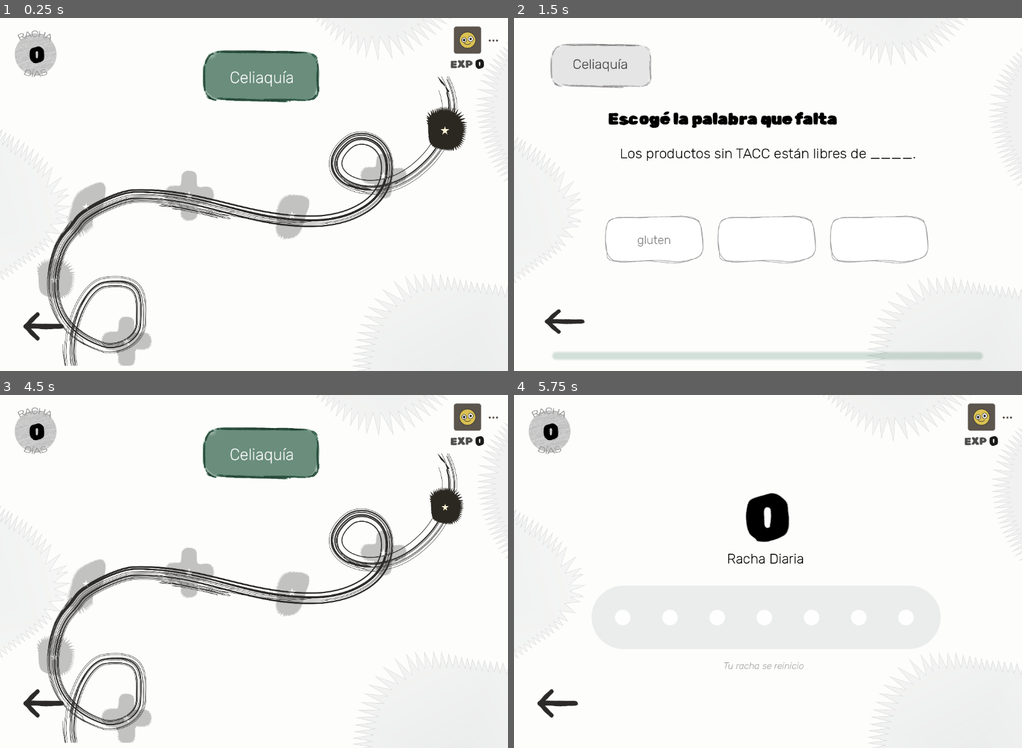
Above: before the commit, frames 1-4 (two rows, left to right).
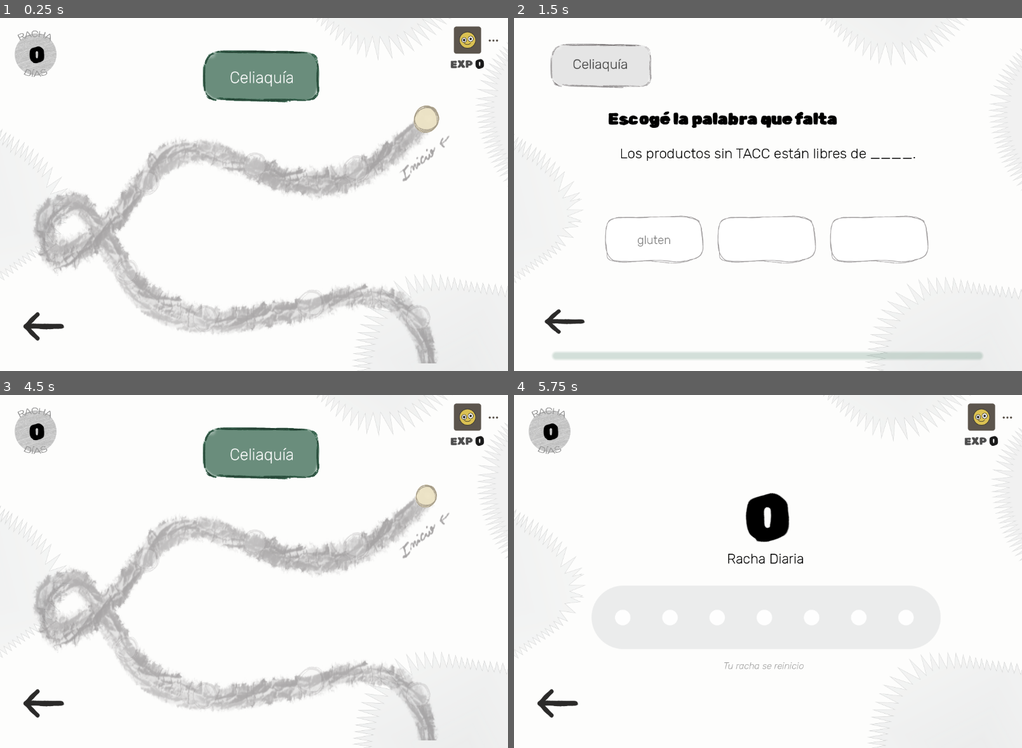
Above: after the commit, the same moments.

Repository: TTIP-e-vidente/e-vidente
Game: Godot game, scene res://mapas/MapScene.tscn
The game is run twice, just before and just after one commit, with the same random seed, the same clock (stepped at 60 frames per second) and the same inputs. This scene is started directly instead of the project's main scene. Sound files missing from this copy of the repository are replaced by a short silence.
Inputs (mouse positions are in pixels of both pictures, inside the frame that each line leads up to; where the layout moved, square brackets give the same spot in the first picture):
- Up to frame 1 (0.25 s): no input
- Up to frame 2 (1.5 s): click (940, 120) [961, 130] at 0.5 s; click "gluten" at 1.25 s
- Up to frame 3 (4.5 s): click "sal" at 2 s; click "azúcar" at 2.75 s; click (50, 698) at 3.5 s; click (452, 416) at 4.25 s
- Up to frame 4 (5.75 s): click (549, 430) at 5 s

The runs differ from the first frame. In frame 1, 18% of the frame differs, in the area x 6-92%, y 16-99%; in frame 2, nothing differs; in frame 3, 18%; in frame 4, nothing differs.

Commit message:
Mapa modificado
Mapa modificado y más acorde a lo actual

Diff:
--- a/project/mapas/LevelNode.gd
+++ b/project/mapas/LevelNode.gd
@@ -7,7 +7,7 @@
 signal selected(node_data: MapNodeData)
 
 const COLOR_AVAILABLE := Color(1.0, 0.96, 0.84, 1.0)
-const COLOR_COMPLETED := Color("#db9d4b")
+const COLOR_COMPLETED := MiPaleta.VERDE_BOSQUE
 const COLOR_LOCKED := Color(1, 1, 1, 0.28)
 const STATE_COMPLETED := "completed"
 const STATE_AVAILABLE := "available"
--- a/project/mapas/MapBoard.tscn
+++ b/project/mapas/MapBoard.tscn
@@ -3,15 +3,15 @@
 [ext_resource type="Script" uid="uid://x7kmrf51ynq0" path="res://mapas/MapBoard.gd" id="1_mapboard"]
 [ext_resource type="PackedScene" uid="uid://bv4ukjnb8b5yb" path="res://interface/fondo_juego.tscn" id="2_oop13"]
 [ext_resource type="PackedScene" uid="uid://ccolhcqvnrd8d" path="res://mapas/MapChapterNode.tscn" id="3_chapternode"]
-[ext_resource type="PackedScene" path="res://mapas/MapQuestionNode.tscn" id="4_questionnode"]
-[ext_resource type="Texture2D" uid="uid://yhtci6khvh2l" path="res://assets-sistema/mapa/camino-mapa.png" id="5_path1"]
-[ext_resource type="Texture2D" uid="uid://mmbv3xon7864" path="res://assets-sistema/mapa/camino-mapa2.png" id="6_path2"]
+[ext_resource type="Texture2D" uid="uid://cnvqketi0ybrg" path="res://assets-sistema/mapa/mapa.png" id="4_oop13"]
+[ext_resource type="PackedScene" uid="uid://din6p4bh3wne" path="res://mapas/MapQuestionNode.tscn" id="4_questionnode"]
 [ext_resource type="Texture2D" uid="uid://mcof2sm2ahqa" path="res://assets-sistema/mapa/desafio-mapa-5.png" id="8_icon5"]
 [ext_resource type="Texture2D" uid="uid://by7xv8nbafkmx" path="res://assets-sistema/mapa/desafio-mapa-4.png" id="10_icon4"]
 [ext_resource type="Texture2D" uid="uid://cuivjmxrcmd6l" path="res://assets-sistema/mapa/desafio-mapa-8.png" id="10_m2v86"]
 [ext_resource type="Shader" uid="uid://ouiuwpm2wm3h" path="res://mapas/MapScene.gdshader" id="11_fade_shader"]
+[ext_resource type="Texture2D" uid="uid://bqfkpi1snn3ox" path="res://assets-sistema/mapa/desafio-mapa-1 .png" id="11_gaknv"]
 [ext_resource type="Texture2D" uid="uid://r678a7suekp2" path="res://assets-sistema/mapa/desafio-mapa-7.png" id="11_oop13"]
-[ext_resource type="Texture2D" uid="uid://cqa27klka6w3" path="res://assets-sistema/mapa/desafio-mapa-1.png" id="12_oop13"]
+[ext_resource type="Texture2D" uid="uid://buqf74swbmle8" path="res://assets-sistema/mapa/desafio-mapa-6.png" id="12_h6wjv"]
 [ext_resource type="Texture2D" uid="uid://d3y4c5vs00vic" path="res://assets-sistema/interfaz/cuadrado-8x2_1.png" id="13_gaknv"]
 [ext_resource type="FontFile" uid="uid://bmwl1alcwh8ru" path="res://fonts/Rubik-VariableFont_wght.ttf" id="14_h6wjv"]
 
@@ -37,9 +37,9 @@
 [node name="ScrollContainer" type="ScrollContainer" parent="." unique_id=679278202]
 material = SubResource("ShaderMaterial_scroll")
 offset_left = 57.0
-offset_top = 145.0
+offset_top = 140.21
 offset_right = 1157.0
-offset_bottom = 785.0644
+offset_bottom = 780.21
 scale = Vector2(1, 1.0061487)
 horizontal_scroll_mode = 0
 vertical_scroll_mode = 3
@@ -50,79 +50,55 @@
 layout_mode = 2
 
 [node name="curva" type="Sprite2D" parent="ScrollContainer/Contenido" unique_id=1066622270]
-position = Vector2(514.99994, 371)
-scale = Vector2(0.43803936, 0.43780574)
-texture = ExtResource("5_path1")
-
-[node name="curva2" type="Sprite2D" parent="ScrollContainer/Contenido/curva" unique_id=1919804139]
-position = Vector2(68.48715, 1949.429)
-scale = Vector2(0.95401263, 1.0497849)
-texture = ExtResource("6_path2")
-
-[node name="curva 3" type="Sprite2D" parent="ScrollContainer/Contenido/curva" unique_id=805190548]
-position = Vector2(127.84254, 3406.8713)
-scale = Vector2(1, 1.0000001)
-texture = ExtResource("5_path1")
-flip_h = true
-
-[node name="curva3" type="Sprite2D" parent="ScrollContainer/Contenido/curva" unique_id=1610691638]
-position = Vector2(59.355553, 5336.5073)
-rotation = -6.2831855
-scale = Vector2(0.95893836, 1.0283225)
-texture = ExtResource("6_path2")
-flip_h = true
-
-[node name="curva4" type="Sprite2D" parent="ScrollContainer/Contenido/curva" unique_id=1252657838]
-position = Vector2(63.92134, 6816.651)
-rotation = -3.1415927
-scale = Vector2(0.95401263, 1.0497849)
-texture = ExtResource("6_path2")
+self_modulate = Color(1, 1, 1, 0.46666667)
+position = Vector2(529, 1447.102)
+scale = Vector2(1.1516042, 1.576774)
+texture = ExtResource("4_oop13")
 
 [node name="NodesContainer" type="Node2D" parent="ScrollContainer/Contenido" unique_id=102587014]
 position = Vector2(-52, -198)
 
 [node name="Receta1" parent="ScrollContainer/Contenido/NodesContainer" unique_id=1082101743 instance=ExtResource("3_chapternode")]
-position = Vector2(1007, 314)
-scale = Vector2(0.73355484, 0.75309384)
+position = Vector2(960.00006, 297.38885)
 nivel_id = 1
 level_number = 1
 label_text = "Receta 1"
 
 [node name="Pregunta1" parent="ScrollContainer/Contenido/NodesContainer" unique_id=478850551 instance=ExtResource("4_questionnode")]
-position = Vector2(865.00006, 423)
-scale = Vector2(1.1968933, 1.1993694)
+position = Vector2(804.00006, 414.6678)
+scale = Vector2(1.7999902, 1.7999902)
 nivel_id = 2
 question_number = 1
 node_key = "eliminar_gluten"
 label_text = "Pregunta 1"
 
 [node name="Receta2" parent="ScrollContainer/Contenido/NodesContainer" unique_id=1445131880 instance=ExtResource("3_chapternode")]
-position = Vector2(657, 509)
-scale = Vector2(0.839978, 0.839978)
+position = Vector2(571, 399.75946)
+scale = Vector2(1.1399951, 1.1399951)
 nivel_id = 3
 level_number = 2
 label_text = "Receta 2"
 icon_texture = ExtResource("8_icon5")
 
 [node name="Pregunta2" parent="ScrollContainer/Contenido/NodesContainer" unique_id=1195057867 instance=ExtResource("4_questionnode")]
-position = Vector2(424, 467)
-scale = Vector2(1.2851127, 1.3313757)
+position = Vector2(329, 443.4905)
+scale = Vector2(1.5799999, 1.6364286)
 nivel_id = 4
 question_number = 2
 node_key = "enfermedad_autoinmune"
 label_text = "Pregunta 2"
 
 [node name="Receta3" parent="ScrollContainer/Contenido/NodesContainer" unique_id=1146155867 instance=ExtResource("3_chapternode")]
-position = Vector2(189, 493.185)
-scale = Vector2(0.80511767, 0.83410126)
+position = Vector2(282, 636.3051)
+scale = Vector2(1.1251177, 1.1656209)
 nivel_id = 5
 level_number = 3
 label_text = "Receta 3"
 icon_texture = ExtResource("10_icon4")
 
 [node name="Pregunta3" parent="ScrollContainer/Contenido/NodesContainer" unique_id=1380028840 instance=ExtResource("4_questionnode")]
-position = Vector2(122.00001, 649)
-scale = Vector2(1.1569129, 1.1593063)
+position = Vector2(459, 744.6389)
+scale = Vector2(1.6369104, 1.6402968)
 nivel_id = 6
 question_number = 3
 node_key = "estudio_celiaquia"
@@ -130,16 +106,16 @@
 icon_texture = ExtResource("10_m2v86")
 
 [node name="Receta4" parent="ScrollContainer/Contenido/NodesContainer" unique_id=279800297 instance=ExtResource("3_chapternode")]
-position = Vector2(281.00003, 786.00006)
-scale = Vector2(0.93355364, 0.9584198)
+position = Vector2(700, 707.8649)
+scale = Vector2(1.3132204, 1.3481994)
 nivel_id = 7
 level_number = 4
 label_text = "Receta 4"
 icon_texture = ExtResource("11_oop13")
 
 [node name="Pregunta4" parent="ScrollContainer/Contenido/NodesContainer" unique_id=1941662804 instance=ExtResource("4_questionnode")]
-position = Vector2(343.00003, 983.17224)
-scale = Vector2(1.4769166, 1.4799719)
+position = Vector2(942.00006, 744.63885)
+scale = Vector2(1.6369165, 1.6403029)
 nivel_id = 8
 question_number = 4
 node_key = "gluten_arroz"
@@ -147,22 +123,22 @@
 icon_texture = ExtResource("8_icon5")
 
 [node name="Receta5" parent="ScrollContainer/Contenido/NodesContainer" unique_id=2143944951 instance=ExtResource("3_chapternode")]
-position = Vector2(566, 990.1294)
-scale = Vector2(0.9199829, 0.9199829)
+position = Vector2(941.99994, 946.3983)
+scale = Vector2(1.039978, 1.039978)
 nivel_id = 9
 level_number = 5
 label_text = "Receta 5"
 
 [node name="Pregunta5" parent="ScrollContainer/Contenido/NodesContainer" unique_id=498746782 instance=ExtResource("4_questionnode")]
-position = Vector2(891.00006, 1055.7261)
-scale = Vector2(1.4451176, 1.4971406)
+position = Vector2(804, 1070.6343)
+scale = Vector2(1.5251176, 1.5800207)
 nivel_id = 10
 question_number = 5
 node_key = "limite_ingesta"
 label_text = "Pregunta 5"
 
 [node name="Receta6" parent="ScrollContainer/Contenido/NodesContainer" unique_id=1478396672 instance=ExtResource("3_chapternode")]
-position = Vector2(828, 1301)
+position = Vector2(612, 1019.94617)
 scale = Vector2(0.8851177, 0.9169812)
 nivel_id = 11
 level_number = 6
@@ -170,17 +146,17 @@
 icon_texture = ExtResource("10_icon4")
 
 [node name="Pregunta6" parent="ScrollContainer/Contenido/NodesContainer" unique_id=1392498150 instance=ExtResource("4_questionnode")]
-position = Vector2(991, 1471.1716)
-scale = Vector2(1.1569177, 1.159311)
+position = Vector2(394, 994.10504)
+scale = Vector2(1.1969177, 1.1993937)
 nivel_id = 12
 question_number = 6
 node_key = "simbolo_tacc"
 label_text = "Pregunta 6"
-icon_texture = ExtResource("12_oop13")
+icon_texture = ExtResource("11_gaknv")
 
 [node name="Pregunta7" parent="ScrollContainer/Contenido/NodesContainer" unique_id=1795411104 instance=ExtResource("4_questionnode")]
-position = Vector2(700.00006, 1547)
-scale = Vector2(1.4535549, 1.4922718)
+position = Vector2(213, 1087.5305)
+scale = Vector2(1.4926841, 1.5324433)
 nivel_id = 13
 question_number = 7
 node_key = "trigo_sarraceno"
@@ -188,7 +164,7 @@
 icon_texture = ExtResource("8_icon5")
 
 [node name="Pregunta8" parent="ScrollContainer/Contenido/NodesContainer" unique_id=970675717 instance=ExtResource("4_questionnode")]
-position = Vector2(421.00012, 1508)
+position = Vector2(252, 1384.7035)
 scale = Vector2(1.3241454, 1.3179823)
 nivel_id = 14
 question_number = 8
@@ -196,17 +172,17 @@
 label_text = "Pregunta 8"
 
 [node name="Pregunta9" parent="ScrollContainer/Contenido/NodesContainer" unique_id=1275698258 instance=ExtResource("4_questionnode")]
-position = Vector2(181, 1732.5645)
+position = Vector2(562, 1432.4102)
 scale = Vector2(1.9, 1.9)
 nivel_id = 15
 question_number = 9
 node_key = "celiaquia_basico_evitar_gluten"
 label_text = "Pregunta 9"
-icon_texture = ExtResource("12_oop13")
+icon_texture = ExtResource("10_icon4")
 
 [node name="Pregunta10" parent="ScrollContainer/Contenido/NodesContainer" unique_id=949029174 instance=ExtResource("4_questionnode")]
-position = Vector2(415, 1840.8981)
-scale = Vector2(1.22, 1.22)
+position = Vector2(759, 1280.3448)
+scale = Vector2(1.62, 1.62)
 nivel_id = 16
 question_number = 10
 node_key = "alimentos_naturalmente_sin_gluten"
@@ -214,8 +190,8 @@
 icon_texture = ExtResource("8_icon5")
 
 [node name="Pregunta11" parent="ScrollContainer/Contenido/NodesContainer" unique_id=1697269579 instance=ExtResource("4_questionnode")]
-position = Vector2(600, 1991.9694)
-scale = Vector2(1.26, 1.26)
+position = Vector2(942.00006, 1354.8866)
+scale = Vector2(1.54, 1.54)
 nivel_id = 17
 question_number = 11
 node_key = "contaminacion_cruzada_cocina"
@@ -223,15 +199,15 @@
 icon_texture = ExtResource("10_icon4")
 
 [node name="Pregunta12" parent="ScrollContainer/Contenido/NodesContainer" unique_id=1039054974 instance=ExtResource("4_questionnode")]
-position = Vector2(960, 1968.1161)
-scale = Vector2(1.28, 1.28)
+position = Vector2(941.99994, 1548.6948)
+scale = Vector2(1.8000048, 1.8000048)
 nivel_id = 18
 question_number = 12
 node_key = "lectura_etiquetas_sin_tacc"
 label_text = "Pregunta 12"
 
 [node name="Pregunta13" parent="ScrollContainer/Contenido/NodesContainer" unique_id=1501354289 instance=ExtResource("4_questionnode")]
-position = Vector2(880, 2197.7046)
+position = Vector2(750, 1651.0654)
 scale = Vector2(1.32, 1.32)
 nivel_id = 19
 question_number = 13
@@ -240,9 +216,8 @@
 icon_texture = ExtResource("10_m2v86")
 
 [node name="Pregunta14" parent="ScrollContainer/Contenido/NodesContainer" unique_id=397022552 instance=ExtResource("4_questionnode")]
-position = Vector2(845.00006, 2472.0178)
-rotation = 2.2369292
-scale = Vector2(1.796425, 1.796425)
+position = Vector2(552.00006, 1651.0654)
+scale = Vector2(1.2107658, 1.2107658)
 nivel_id = 20
 question_number = 14
 node_key = "casos_cotidianos_sin_tacc"
@@ -250,25 +225,23 @@
 icon_texture = ExtResource("8_icon5")
 
 [node name="Pregunta15" parent="ScrollContainer/Contenido/NodesContainer" unique_id=1840400001 instance=ExtResource("4_questionnode")]
-position = Vector2(551, 2499.8467)
-rotation = -2.6359096
+position = Vector2(329, 1598.3894)
 scale = Vector2(1.68294, 1.68294)
 nivel_id = 21
 question_number = 15
 label_text = "Pregunta 15"
-icon_texture = ExtResource("12_oop13")
+icon_texture = ExtResource("12_h6wjv")
 
 [node name="Pregunta16" parent="ScrollContainer/Contenido/NodesContainer" unique_id=1840400002 instance=ExtResource("4_questionnode")]
-position = Vector2(242, 2611.1626)
-rotation = 0.48018003
-scale = Vector2(1.8000001, 1.8000001)
+position = Vector2(174, 1700.76)
+scale = Vector2(1.637688, 1.637688)
 nivel_id = 22
 question_number = 16
 label_text = "Pregunta 16"
 icon_texture = ExtResource("8_icon5")
 
 [node name="Pregunta17" parent="ScrollContainer/Contenido/NodesContainer" unique_id=1840400003 instance=ExtResource("4_questionnode")]
-position = Vector2(331.00006, 2839.7563)
+position = Vector2(331, 1962.1532)
 scale = Vector2(1.48, 1.48)
 nivel_id = 23
 question_number = 17
@@ -276,14 +249,14 @@
 icon_texture = ExtResource("10_icon4")
 
 [node name="Pregunta18" parent="ScrollContainer/Contenido/NodesContainer" unique_id=1840400004 instance=ExtResource("4_questionnode")]
-position = Vector2(416.00012, 3045.4917)
+position = Vector2(593, 1928.3606)
 scale = Vector2(1.9399999, 1.9399999)
 nivel_id = 24
 question_number = 18
 label_text = "Pregunta 18"
 
 [node name="Pregunta19" parent="ScrollContainer/Contenido/NodesContainer" unique_id=1840400005 instance=ExtResource("4_questionnode")]
-position = Vector2(779, 2972.9377)
+position = Vector2(840, 1962.1528)
 scale = Vector2(1.58, 1.58)
 nivel_id = 25
 question_number = 19
@@ -291,7 +264,7 @@
 icon_texture = ExtResource("10_m2v86")
 
 [node name="Pregunta20" parent="ScrollContainer/Contenido/NodesContainer" unique_id=1840400006 instance=ExtResource("4_questionnode")]
-position = Vector2(1013.00006, 3230.3555)
+position = Vector2(824.00006, 2221.5579)
 scale = Vector2(1.58, 1.58)
 nivel_id = 26
 question_number = 20
@@ -299,7 +272,7 @@
 label_text = "Vinculación"
 
 [node name="Pregunta21" parent="ScrollContainer/Contenido/NodesContainer" unique_id=1840400007 instance=ExtResource("4_questionnode")]
-position = Vector2(717, 3460.9368)
+position = Vector2(637.99994, 2397.476)
 scale = Vector2(1.52, 1.52)
 nivel_id = 27
 question_number = 21
@@ -307,7 +280,7 @@
 icon_texture = ExtResource("8_icon5")
 
 [node name="Pregunta22" parent="ScrollContainer/Contenido/NodesContainer" unique_id=1840400008 instance=ExtResource("4_questionnode")]
-position = Vector2(388, 3429.1328)
+position = Vector2(301, 2276.2222)
 scale = Vector2(1.58, 1.58)
 nivel_id = 28
 question_number = 22
@@ -315,19 +288,19 @@
 icon_texture = ExtResource("10_icon4")
 
 [node name="Pregunta23" parent="ScrollContainer/Contenido/NodesContainer" unique_id=1840400009 instance=ExtResource("4_questionnode")]
-position = Vector2(363, 3674.6235)
+position = Vector2(270, 2589.2966)
 scale = Vector2(1.72, 1.72)
 nivel_id = 29
 question_number = 23
 label_text = "Pregunta 23"
 
 [node name="Pregunta24" parent="ScrollContainer/Contenido/NodesContainer" unique_id=1840400010 instance=ExtResource("4_questionnode")]
-position = Vector2(631.00006, 3971.7964)
+position = Vector2(638, 2694.6492)
 scale = Vector2(1.86, 1.86)
 nivel_id = 30
 question_number = 24
 label_text = "Pregunta 24"
-icon_texture = ExtResource("12_oop13")
+icon_texture = ExtResource("10_icon4")
 
 [node name="Label" type="Label" parent="." unique_id=946760440]
 z_index = 1857
--- a/project/mapas/MapChapterNode.tscn
+++ b/project/mapas/MapChapterNode.tscn
@@ -21,6 +21,7 @@
 offset_right = 80.0
 offset_bottom = 80.0
 focus_mode = 0
+mouse_default_cursor_shape = 2
 metadata/_edit_use_anchors_ = true
 
 [node name="Icon" type="Sprite2D" parent="." unique_id=494369290]
@@ -29,9 +30,8 @@
 scale = Vector2(0.30596542, 0.3059654)
 texture = ExtResource("3_icon")
 
-[node name="NodeProgressBadge" parent="." instance=ExtResource("4_badge")]
-position = Vector2(0, 52)
-z_index = 2
+[node name="NodeProgressBadge" parent="." unique_id=1722637685 instance=ExtResource("4_badge")]
+position = Vector2(0, -63.295)
 
 [connection signal="mouse_entered" from="Button" to="." method="_on_button_mouse_entered"]
 [connection signal="mouse_exited" from="Button" to="." method="_on_button_mouse_exited"]
--- a/project/mapas/MapQuestionNode.tscn
+++ b/project/mapas/MapQuestionNode.tscn
@@ -1,30 +1,30 @@
-[gd_scene load_steps=3 format=3]
+[gd_scene format=3 uid="uid://din6p4bh3wne"]
 
 [ext_resource type="Script" uid="uid://cn4bgnmdxhghx" path="res://mapas/LevelNode.gd" id="1_script"]
-[ext_resource type="Texture2D" path="res://assets-sistema/mapa/desafio-mapa-7.png" id="3_icon"]
-[ext_resource type="PackedScene" path="res://mapas/components/NodeProgressBadge.tscn" id="4_badge"]
+[ext_resource type="Texture2D" uid="uid://r678a7suekp2" path="res://assets-sistema/mapa/desafio-mapa-7.png" id="3_icon"]
+[ext_resource type="PackedScene" uid="uid://o5sbuikyhiv5" path="res://mapas/components/NodeProgressBadge.tscn" id="4_badge"]
 
-[node name="MapQuestionNode" type="Node2D"]
+[node name="MapQuestionNode" type="Node2D" unique_id=374474876]
 script = ExtResource("1_script")
 node_kind = "question"
 icon_texture = ExtResource("3_icon")
 
-[node name="Button" type="TextureButton" parent="."]
+[node name="Button" type="TextureButton" parent="." unique_id=293307127]
 offset_left = -80.0
 offset_top = -80.0
 offset_right = 80.0
 offset_bottom = 80.0
 focus_mode = 0
+mouse_default_cursor_shape = 2
 metadata/_edit_use_anchors_ = true
 
-[node name="Icon" type="Sprite2D" parent="."]
+[node name="Icon" type="Sprite2D" parent="." unique_id=1828318510]
 position = Vector2(0, -4)
 scale = Vector2(0.22, 0.22)
 texture = ExtResource("3_icon")
 
-[node name="NodeProgressBadge" parent="." instance=ExtResource("4_badge")]
-position = Vector2(0, 36)
-z_index = 2
+[node name="NodeProgressBadge" parent="." unique_id=678132724 instance=ExtResource("4_badge")]
+position = Vector2(0, -59.57)
 
 [connection signal="mouse_entered" from="Button" to="." method="_on_button_mouse_entered"]
 [connection signal="mouse_exited" from="Button" to="." method="_on_button_mouse_exited"]
--- a/project/mapas/components/NodeProgressBadge.tscn
+++ b/project/mapas/components/NodeProgressBadge.tscn
@@ -1,10 +1,12 @@
 [gd_scene format=3 uid="uid://o5sbuikyhiv5"]
 
-[ext_resource type="Script" uid="uid://v86wryo61mst" path="res://mapas/components/NodeProgressBadge.gd" id="1_badge"]
+[ext_resource type="Script" uid="uid://dodhqp1i0tjep" path="res://mapas/components/NodeProgressBadge.gd" id="1_badge"]
 [ext_resource type="Script" uid="uid://dsmhvs8cvudeq" path="res://mapas/components/StarProgress.gd" id="3_star"]
 
 [node name="NodeProgressBadge" type="Node2D" unique_id=1258783815]
 visible = false
+light_mask = 512
+visibility_layer = 512
 script = ExtResource("1_badge")
 
 [node name="StarProgress" type="Node2D" parent="." unique_id=1941438066]
Renamed: project/assets-sistema/mapa/punto-mapa-1.png -> project/assets-sistema/mapa/desafio-mapa-1 .png
Renamed: project/assets-sistema/mapa/desafio-mapa-1.png -> project/assets-sistema/mapa/desafio-mapa-1-.png
Binary file added: project/assets-sistema/mapa/desafio-mapa-10-.png
Binary file changed: project/assets-sistema/mapa/desafio-mapa-10.png
Binary file added: project/assets-sistema/mapa/desafio-mapa-2-.png
Binary file changed: project/assets-sistema/mapa/desafio-mapa-2.png
Binary file added: project/assets-sistema/mapa/desafio-mapa-3--.png
Binary file changed: project/assets-sistema/mapa/desafio-mapa-3.png
Binary file added: project/assets-sistema/mapa/desafio-mapa-4-.png
Binary file changed: project/assets-sistema/mapa/desafio-mapa-4.png
Binary file added: project/assets-sistema/mapa/desafio-mapa-5-.png
Binary file changed: project/assets-sistema/mapa/desafio-mapa-5.png
(and 12 more such lines)
